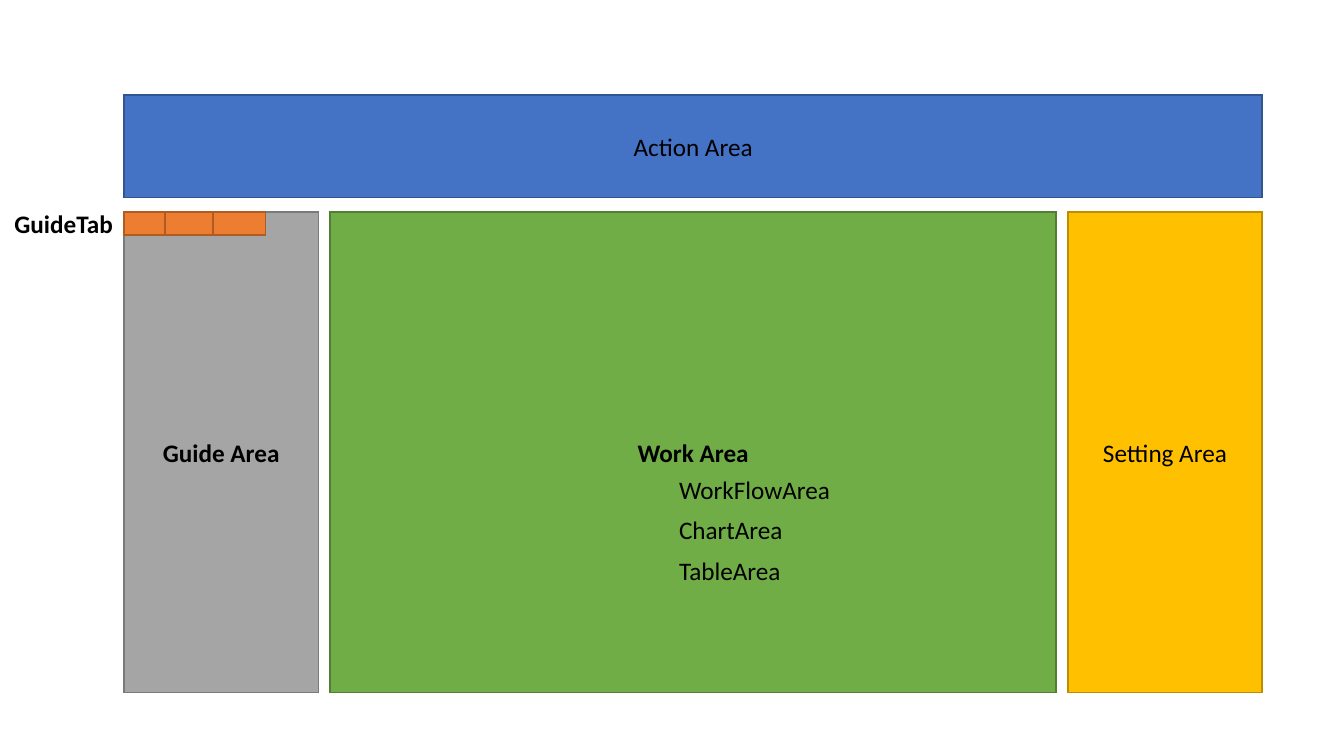
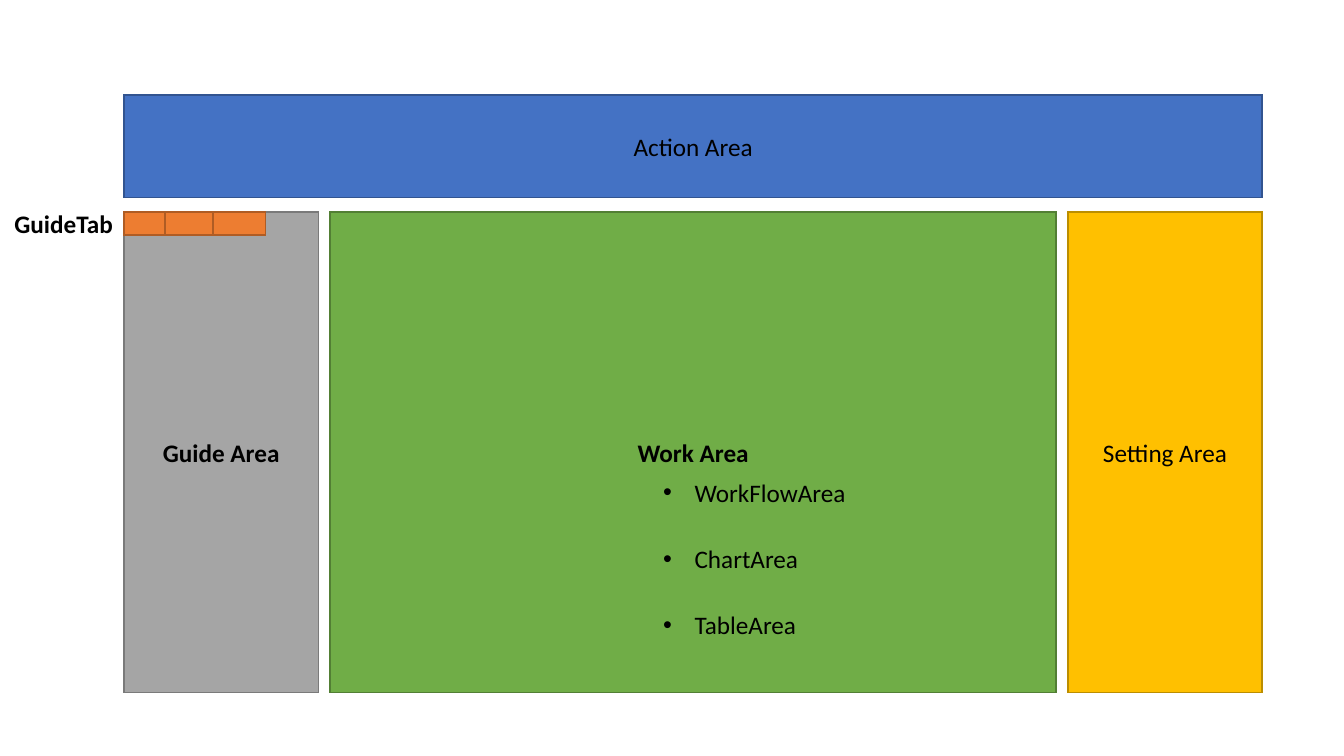
Before and after one commit to czyt1988/data-workbench, a slide deck: slide 13 of doc/DataWorkFlow-chart.pptx (slide 1 before the commit). Drawn at 1344x756 pixels with LibreOffice and Linux fonts; fonts in the diff are those of the drawing. Boxes give left, top, right and bottom in pixels: in the first picture for what was removed or moved away, otherwise in the second. Text is boxed around its words. In the diff, an @@ line names an element or a change of style, - is before the commit and + after.

```diff
--- a/doc/DataWorkFlow-chart.pptx
+++ b/doc/DataWorkFlow-chart.pptx
@@ text "WorkFlowArea": place and size @@
-text "WorkFlowArea" at [679,481,830,499]
+text "WorkFlowArea" at [695,484,846,502]
@@ text "ChartArea": place and size @@
-text "ChartArea" at [679,521,782,539]
+text "ChartArea" at [695,550,798,568]
@@ bullet none to • in 3 elements at [695,484,846,502], [695,550,798,568], [695,616,796,634] @@
@@ text "TableArea": place and size @@
-text "TableArea" at [679,562,780,580]
+text "TableArea" at [695,616,796,634]
```
Also in this commit, not shown: 1 other slide changed, 3 slides added.
